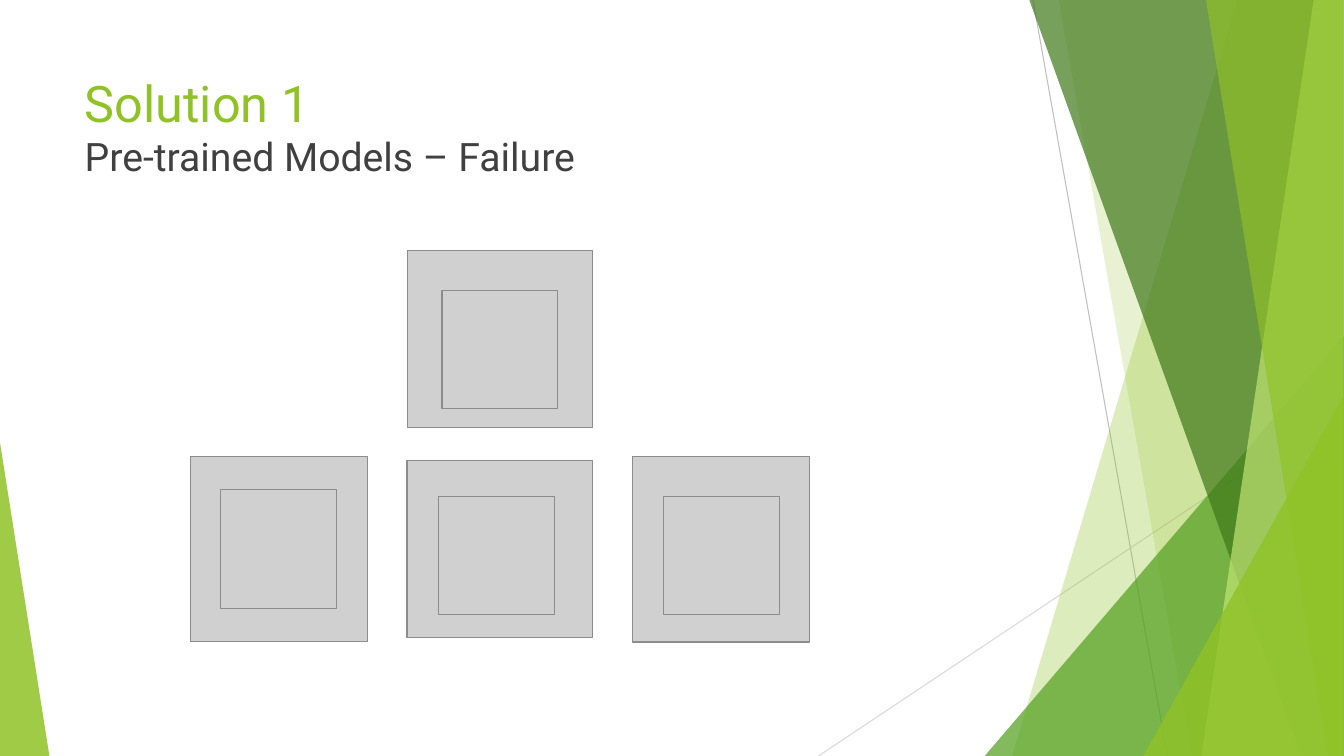
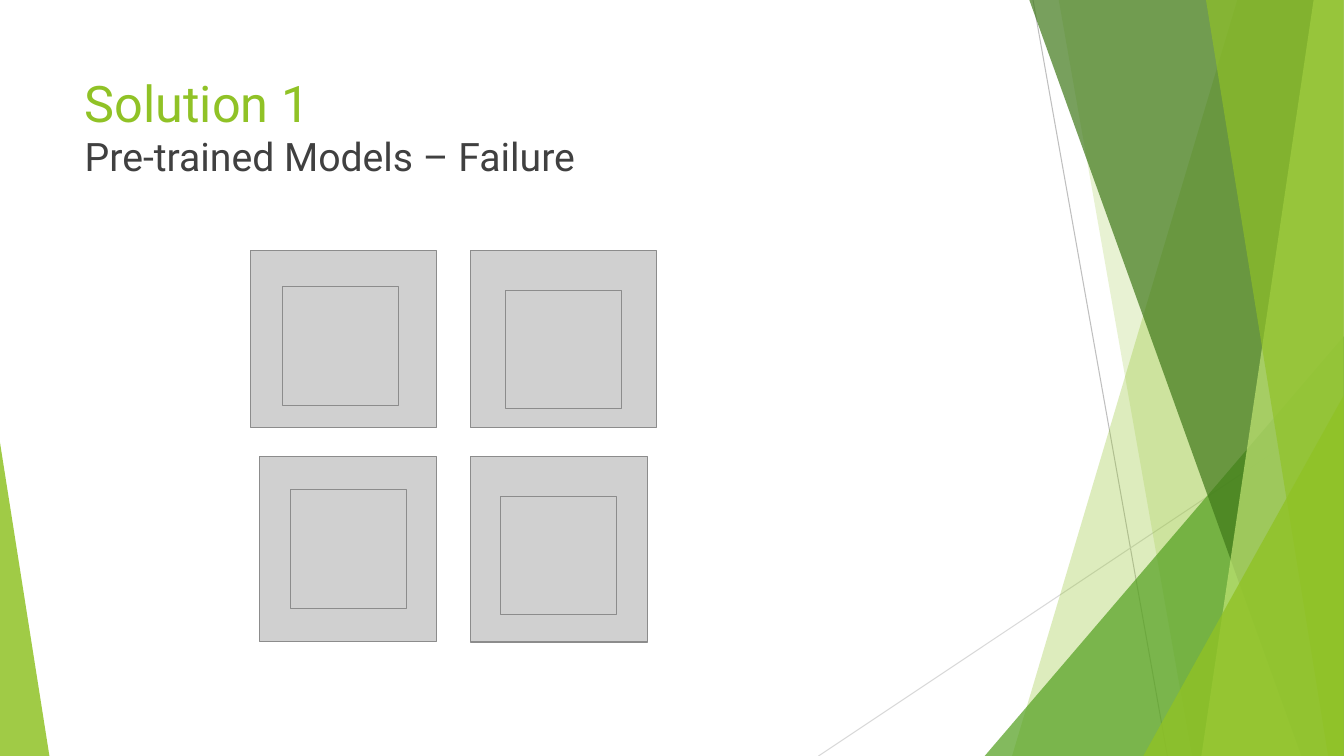
Before and after one commit to realleyriley/Honors-Thesis, a slide deck: slide 9 of Paperwork/Summer Research Presentation.pptx (slide 7 before the commit). Drawn at 1344x756 pixels with LibreOffice and Linux fonts; fonts in the diff are those of the drawing; grey boxes stand for pictures. Boxes give left, top, right and bottom in pixels: in the first picture for what was removed or moved away, otherwise in the second. Text is boxed around its words. In the diff, an @@ line names an element or a change of style, - is before the commit and + after.

Commit message:
🙌trained many models in 6

```diff
--- a/Paperwork/Summer Research Presentation.pptx
+++ b/Paperwork/Summer Research Presentation.pptx
@@ picture: place and size @@
-picture at [407,461,593,638]
+picture at [251,251,437,429]
@@ picture: place and size @@
-picture at [407,251,593,429]
+picture at [471,251,656,429]
@@ picture: place and size @@
-picture at [439,497,555,616]
+picture at [282,286,398,405]
@@ picture: place and size @@
-picture at [442,290,558,409]
+picture at [505,290,621,409]
@@ picture: place and size @@
-picture at [190,457,367,642]
+picture at [259,457,437,642]
@@ picture: place and size @@
-picture at [632,457,810,642]
+picture at [470,457,647,642]
@@ picture: place and size @@
-picture at [221,490,337,609]
+picture at [290,490,406,609]
@@ picture: place and size @@
-picture at [663,497,779,616]
+picture at [501,497,617,616]
```
Also in this commit, not shown: 4 other slides changed, 13 slides added, 2 slides removed, 3 other files.
